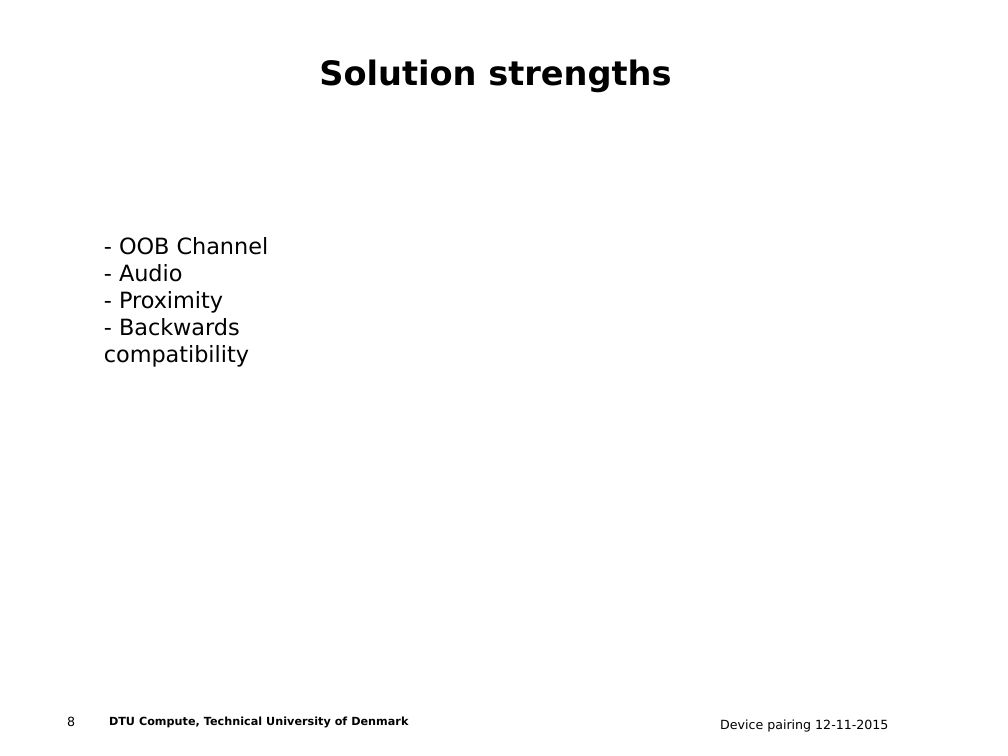
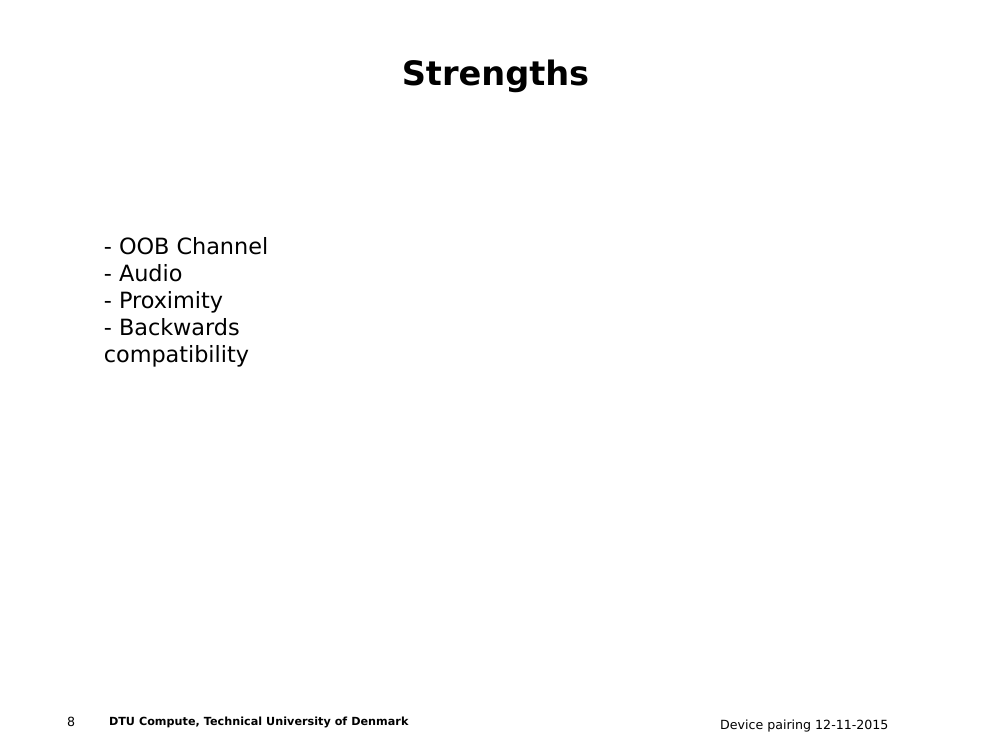
Before and after one commit to ttsoftware/applied-cryptography, a slide deck: slide 8 of Audio-based Out of Band Channel key exchange.ppt. Drawn at 1008x756 pixels with LibreOffice and Linux fonts; fonts in the diff are those of the drawing; background and template pictures are left out. Boxes give left, top, right and bottom in pixels: in the first picture for what was removed or moved away, otherwise in the second. Text is boxed around its words. In the diff, an @@ line names an element or a change of style, - is before the commit and + after.

```diff
--- a/Audio-based Out of Band Channel key exchange.ppt
+++ b/Audio-based Out of Band Channel key exchange.ppt
@@ text at [402,59,589,92]: text changed @@
-Solution strengths
+Strengths
```
Also in this commit, not shown: 5 other slides changed.
